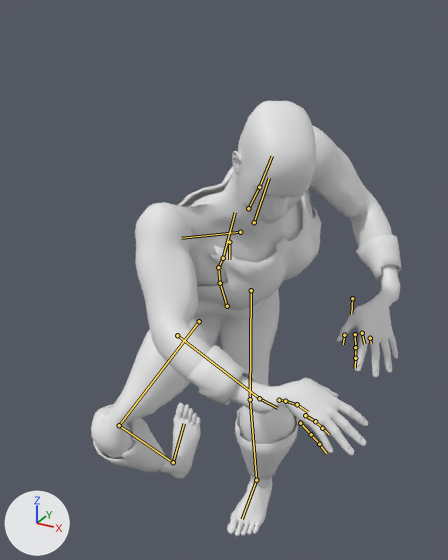
One commit to the glTF model godot/assets/models/damon_mh.glb: the scene before it, then after it.
The view is the same before and after, from a 50 mm camera at (0.836, -1.556, 0.65) aimed at (0.12, -0.252, -0.002). Lighting does not change. The marker at lower left points along +X, +Y and +Z. The first picture is the older version. Both versions are drawn at frame 2 of the action 'Sword_Dash'; the numbers are the values there. The bones that change, and the others that lie on the model, are drawn over the model as lines.

Objects in the first picture: 'Body', 'Bracers', 'Cuirass', 'Greaves'.
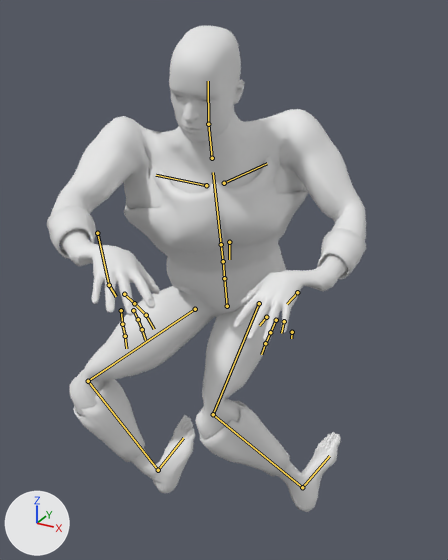
What differs and where, as boxes [x1, y1, x2, y2] in the pictures (448 x 560 px):
'Body', posed (12% taller): before [91, 101, 400, 537]; after [51, 25, 366, 512]
'Cuirass', posed: before [178, 167, 321, 320]; after [124, 156, 308, 314]
'Greaves', posed (29% taller): before [93, 405, 299, 480]; after [73, 379, 290, 476]
'Bracers', posed (49% wider, 57% shorter): before [187, 235, 401, 405]; after [47, 206, 366, 279]
bone 'pelvis', root to tip: before (227, 306) to (220, 283); after (227, 306) to (224, 278)
bone 'spine_01', root to tip: before (220, 283) to (218, 267); after (224, 278) to (223, 261)
bone 'spine_02', root to tip: before (218, 267) to (223, 258); after (223, 261) to (221, 244)
bone 'neck_01', root to tip: before (248, 208) to (259, 187); after (212, 158) to (208, 124)
bone 'head', root to tip: before (259, 187) to (272, 156); after (208, 124) to (208, 81)
bone 'thigh_l', root to tip: before (251, 290) to (250, 399); after (259, 303) to (213, 414)
bone 'calf_l', root to tip: before (250, 399) to (256, 480); after (213, 414) to (302, 487)
bone 'thigh_r', root to tip: before (199, 321) to (119, 425); after (195, 309) to (88, 381)
bone 'calf_r', root to tip: before (119, 425) to (173, 462); after (88, 381) to (158, 470)

The change, as a list of edits to the scene's bpy script:
```text
Change bone_pelvis:
    where bone_pelvis = bpy.data.objects['Rig'].pose.bones['pelvis']  # child of 'Root'
    bone_pelvis.rotation_quaternion: (0.804, 0.262, 0.452, 0.229) -> (0.949, 0.138, 0.24, 0.121)  # degrees (56, 39, 53) -> degrees (21, 25, 19)
Change bone_spine_01:
    where bone_spine_01 = bpy.data.objects['Rig'].pose.bones['spine_01']  # child of 'pelvis'
    bone_spine_01.rotation_quaternion: (0.981, -0.192, 0.0, 0.0) -> (0.995, -0.097, 0.0, 0.0)  # degrees (-22, 0, 0) -> degrees (-11, 0, 0)
Change bone_spine_02:
    where bone_spine_02 = bpy.data.objects['Rig'].pose.bones['spine_02']  # child of 'spine_01'
    bone_spine_02.rotation_quaternion: (0.941, 0.328, 0.054, 0.021) -> (0.985, 0.167, 0.027, 0.011)  # degrees (39, 5, 4) -> degrees (19, 3, 2)
Change bone_neck_01:
    where bone_neck_01 = bpy.data.objects['Rig'].pose.bones['neck_01']  # child of 'spine_03'
    bone_neck_01.rotation_quaternion: (0.984, -0.167, -0.057, 0.009) -> (0.988, -0.142, -0.049, 0.007)  # degrees (-19, -6, 2) -> degrees (-16, -5, 2)
Change bone_head:
    where bone_head = bpy.data.objects['Rig'].pose.bones['head']  # child of 'neck_01'
    bone_head.rotation_quaternion: (0.963, 0.135, -0.21, -0.068) -> (0.973, 0.115, -0.179, -0.058)  # degrees (18, -23, -12) -> degrees (15, -20, -10)
Change bone_thigh_l:
    where bone_thigh_l = bpy.data.objects['Rig'].pose.bones['thigh_l']  # child of 'pelvis'
    bone_thigh_l.rotation_quaternion: (-0.621, 0.556, -0.265, -0.472) -> (-0.745, 0.495, -0.284, -0.337)  # degrees (-62, 60, 36) -> degrees (-58, 50, 20)
Change bone_calf_l:
    where bone_calf_l = bpy.data.objects['Rig'].pose.bones['calf_l']  # child of 'thigh_l'
    bone_calf_l.rotation_quaternion: (0.429, 0.261, 0.367, 0.336) -> (0.428, 0.267, -0.335, -0.375)  # degrees (79, 16, 89) -> degrees (74, -10, -90)
Change bone_thigh_r:
    where bone_thigh_r = bpy.data.objects['Rig'].pose.bones['thigh_r']  # child of 'pelvis'
    bone_thigh_r.rotation_quaternion: (0.629, -0.618, 0.448, 0.082) -> (0.672, -0.549, 0.485, 0.023)  # degrees (-104, 43, -38) -> degrees (-97, 43, -44)
Change bone_calf_r:
    where bone_calf_r = bpy.data.objects['Rig'].pose.bones['calf_r']  # child of 'thigh_r'
    bone_calf_r.rotation_quaternion: (0.379, 0.33, -0.312, -0.388) -> (0.417, 0.299, -0.323, -0.377)  # degrees (80, 2, -89) -> degrees (76, -5, -88)
```
